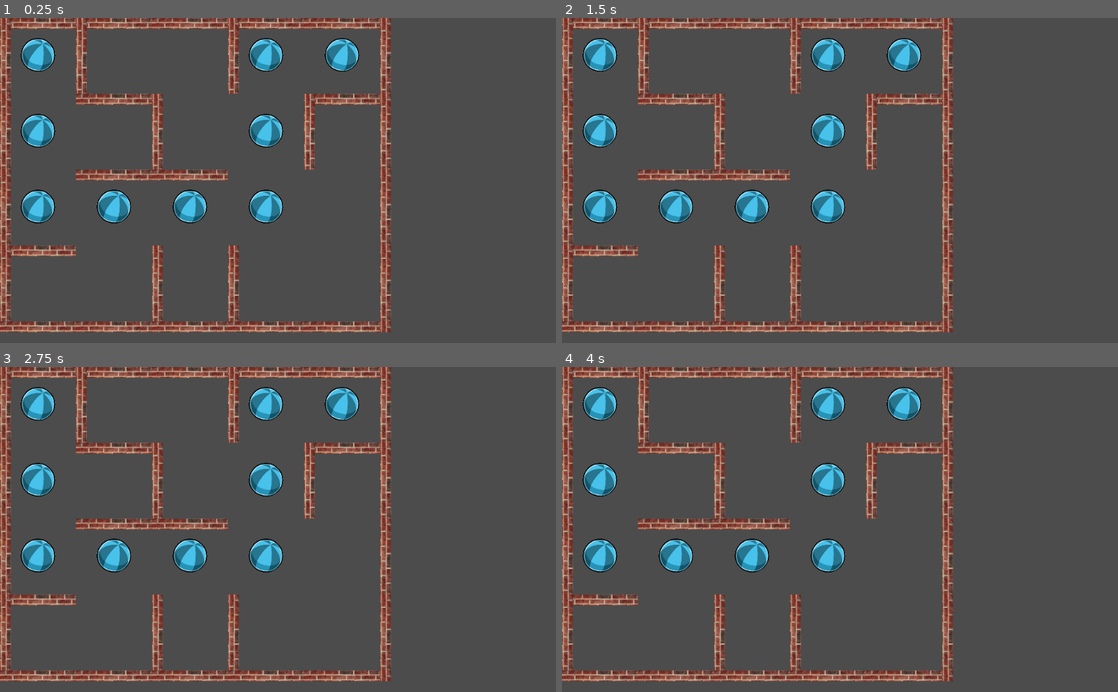
Above: before the commit, frames 1-4 (two rows, left to right).
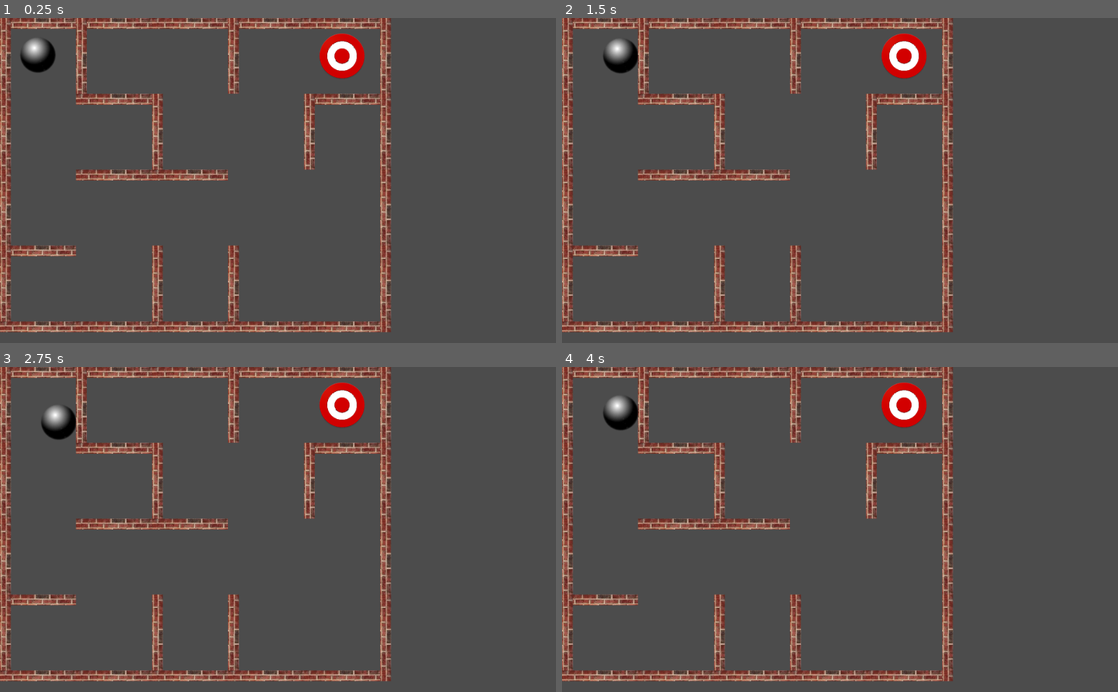
Above: after the commit, the same moments.

Repository: steelsoul/maze
Game: Godot game, scene res://Maze.tscn
Same seed, same stepped clock (60 frames per second), same inputs: the game is played once before the commit and once after it. The project has no main scene, so this scene is started directly.
Inputs:
- Up to frame 1 (0.25 s): no input
- Up to frame 2 (1.5 s): tap Enter at 0.5 s; hold Right 0.53-1.28 s; hold Down from 1.28 s (still down)
- Up to frame 3 (2.75 s): release Down at 2.03 s; hold Right from 2.03 s (still down)
- Up to frame 4 (4 s): release Right at 2.78 s; hold Up 2.78-3.53 s; hold Left from 3.53 s (still down)

The runs differ from the first frame. In frame 1, 4.9% of the frame differs, in the area x 3-66%, y 4-64%; in frame 2, 5.3%; in frame 3, 5.3%; in frame 4, 5.3%.

Commit message:
Add player and target

Diff:
--- a/Cell.tscn
+++ b/Cell.tscn
@@ -1,31 +1,16 @@
-[gd_scene load_steps=3 format=2]
+[gd_scene load_steps=5 format=2]
 
 [ext_resource path="res://Wall.gd" type="Script" id=1]
 [ext_resource path="res://art/brick_wall.jpeg" type="Texture" id=2]
 
+[sub_resource type="RectangleShape2D" id=1]
+extents = Vector2( 70, 10 )
+
+[sub_resource type="RectangleShape2D" id=2]
+extents = Vector2( 10, 70 )
+
 [node name="Cell" type="Node2D"]
 script = ExtResource( 1 )
-__meta__ = {
-"_edit_group_": true
-}
-
-[node name="Up" type="Sprite" parent="."]
-visible = false
-position = Vector2( 70, 10 )
-texture = ExtResource( 2 )
-region_enabled = true
-region_rect = Rect2( 0, 0, 140, 20 )
-__meta__ = {
-"_edit_group_": true
-}
-
-[node name="Left" type="Sprite" parent="."]
-visible = false
-position = Vector2( 10, 70 )
-rotation = 1.5708
-texture = ExtResource( 2 )
-region_enabled = true
-region_rect = Rect2( 0, 0, 140, 20 )
 __meta__ = {
 "_edit_group_": true
 }
@@ -40,3 +25,50 @@
 __meta__ = {
 "_edit_group_": true
 }
+
+[node name="UpBody" type="StaticBody2D" parent="."]
+visible = false
+__meta__ = {
+"_edit_group_": true
+}
+
+[node name="UpCollisionShape" type="CollisionShape2D" parent="UpBody"]
+position = Vector2( 70, 10 )
+shape = SubResource( 1 )
+disabled = true
+__meta__ = {
+"_edit_group_": true
+}
+
+[node name="Up" type="Sprite" parent="UpBody"]
+position = Vector2( 70, 10 )
+texture = ExtResource( 2 )
+region_enabled = true
+region_rect = Rect2( 0, 0, 140, 20 )
+__meta__ = {
+"_edit_group_": true
+}
+
+[node name="LeftBody" type="StaticBody2D" parent="."]
+visible = false
+__meta__ = {
+"_edit_group_": true
+}
+
+[node name="LeftCollisionShape" type="CollisionShape2D" parent="LeftBody"]
+position = Vector2( 10, 70 )
+shape = SubResource( 2 )
+disabled = true
+__meta__ = {
+"_edit_group_": true
+}
+
+[node name="Left" type="Sprite" parent="LeftBody"]
+position = Vector2( 10, 70 )
+rotation = 1.5708
+texture = ExtResource( 2 )
+region_enabled = true
+region_rect = Rect2( 0, 0, 140, 20 )
+__meta__ = {
+"_edit_group_": true
+}
--- /dev/null
+++ b/Goal.tscn
@@ -0,0 +1,9 @@
+[gd_scene load_steps=2 format=2]
+
+[ext_resource path="res://art/target.png" type="Texture" id=1]
+
+[node name="Goal" type="Node2D"]
+
+[node name="Sprite" type="Sprite" parent="."]
+scale = Vector2( 0.5, 0.5 )
+texture = ExtResource( 1 )
--- a/Maze.gd
+++ b/Maze.gd
@@ -225,6 +225,18 @@
 				break
 		n_iter = n_iter - 1
 
+func put_player(xs, ys):
+	$Player.visible = true
+	var cellsize = Cell.instance().get_size()
+	var cellsize_2 = cellsize / 2
+	$Player.position = Vector2(xs * cellsize + cellsize_2, ys * cellsize + cellsize_2)
+
+func put_goal(xf, yf):
+	$Goal.visible = true
+	var cellsize = Cell.instance().get_size()
+	var cellsize_2 = cellsize / 2
+	$Goal.position = Vector2(xf * cellsize + cellsize_2, yf * cellsize + cellsize_2)
+
 func _ready():
 	randomize()
 	var repo_info = read_file("maze1.txt")
@@ -232,7 +244,9 @@
 	var ys = 0
 	var xf = 4
 	var yf = 0
+	put_player(xs, ys)
+	put_goal(xf, yf)
 	var solution_info = solve_maze_with_wave_tracing(repo_info, xs, ys, xf, yf)
 	print("can solve: ", solution_info[0])
-	if solution_info[0]:
-		show_solution(repo_info, solution_info[1], xf, yf)
+#	if solution_info[0]:
+#		show_solution(repo_info, solution_info[1], xf, yf)
--- a/Maze.tscn
+++ b/Maze.tscn
@@ -1,10 +1,19 @@
-[gd_scene load_steps=4 format=2]
+[gd_scene load_steps=6 format=2]
 
 [ext_resource path="res://Maze.gd" type="Script" id=1]
 [ext_resource path="res://Cell.tscn" type="PackedScene" id=2]
 [ext_resource path="res://Ball.tscn" type="PackedScene" id=3]
+[ext_resource path="res://Goal.tscn" type="PackedScene" id=4]
+[ext_resource path="res://Player.tscn" type="PackedScene" id=5]
 
 [node name="Maze" type="Node2D"]
 script = ExtResource( 1 )
 Cell = ExtResource( 2 )
 Ball = ExtResource( 3 )
+
+[node name="Goal" parent="." instance=ExtResource( 4 )]
+visible = false
+
+[node name="Player" parent="." instance=ExtResource( 5 )]
+visible = false
+movement_speed = 50
--- /dev/null
+++ b/Player.gd
@@ -0,0 +1,20 @@
+extends KinematicBody2D
+
+var direct_vector = Vector2(0, 0)
+export var movement_speed = 10
+
+func _ready():
+	pass
+
+func _physics_process(delta):
+	if Input.is_key_pressed(KEY_LEFT):
+		direct_vector.x -= 1
+	elif Input.is_key_pressed(KEY_RIGHT):
+		direct_vector.x += 1
+	if Input.is_key_pressed(KEY_UP):
+		direct_vector.y -= 1
+	elif Input.is_key_pressed(KEY_DOWN):
+		direct_vector.y += 1
+	direct_vector = movement_speed * direct_vector.normalized()
+	move_and_slide(direct_vector)
+	pass
--- /dev/null
+++ b/Player.tscn
@@ -0,0 +1,27 @@
+[gd_scene load_steps=4 format=2]
+
+[ext_resource path="res://Player.gd" type="Script" id=1]
+[ext_resource path="res://art/ball_IMG_20190429_102806.png" type="Texture" id=2]
+
+[sub_resource type="CircleShape2D" id=1]
+radius = 31.5677
+
+[node name="Player" type="KinematicBody2D"]
+script = ExtResource( 1 )
+__meta__ = {
+"_edit_group_": true
+}
+
+[node name="CollisionShape2D" type="CollisionShape2D" parent="."]
+shape = SubResource( 1 )
+one_way_collision = true
+__meta__ = {
+"_edit_group_": true
+}
+
+[node name="Sprite" type="Sprite" parent="."]
+scale = Vector2( 0.5, 0.5 )
+texture = ExtResource( 2 )
+__meta__ = {
+"_edit_group_": true
+}
--- a/Wall.gd
+++ b/Wall.gd
@@ -1,19 +1,21 @@
 extends Node2D
 
 func get_size():
-	return max($Up.region_rect.size.x, $Up.region_rect.size.y)
+	return max($UpBody/Up.region_rect.size.x, $UpBody/Up.region_rect.size.y)
 
 func is_left():
-	return $Left.visible
+	return $LeftBody.visible
 
 func is_top():
-	return $Up.visible
+	return $UpBody.visible
 
 func setup(up, left):
 	if left:
-		$Left.visible = true
+		$LeftBody.visible = true
+		$LeftBody/LeftCollisionShape.disabled = false
 	if up:
-		$Up.visible = true
+		$UpBody.visible = true
+		$UpBody/UpCollisionShape.disabled = false
 
 func make_corner():
 	$Corner.visible = true
Binary file added: art/ball_IMG_20190429_102806.png
Not shown, added: art/ball_IMG_20190429_102806.png.import
Binary file added: art/target.png
Not shown, added: art/target.png.import
